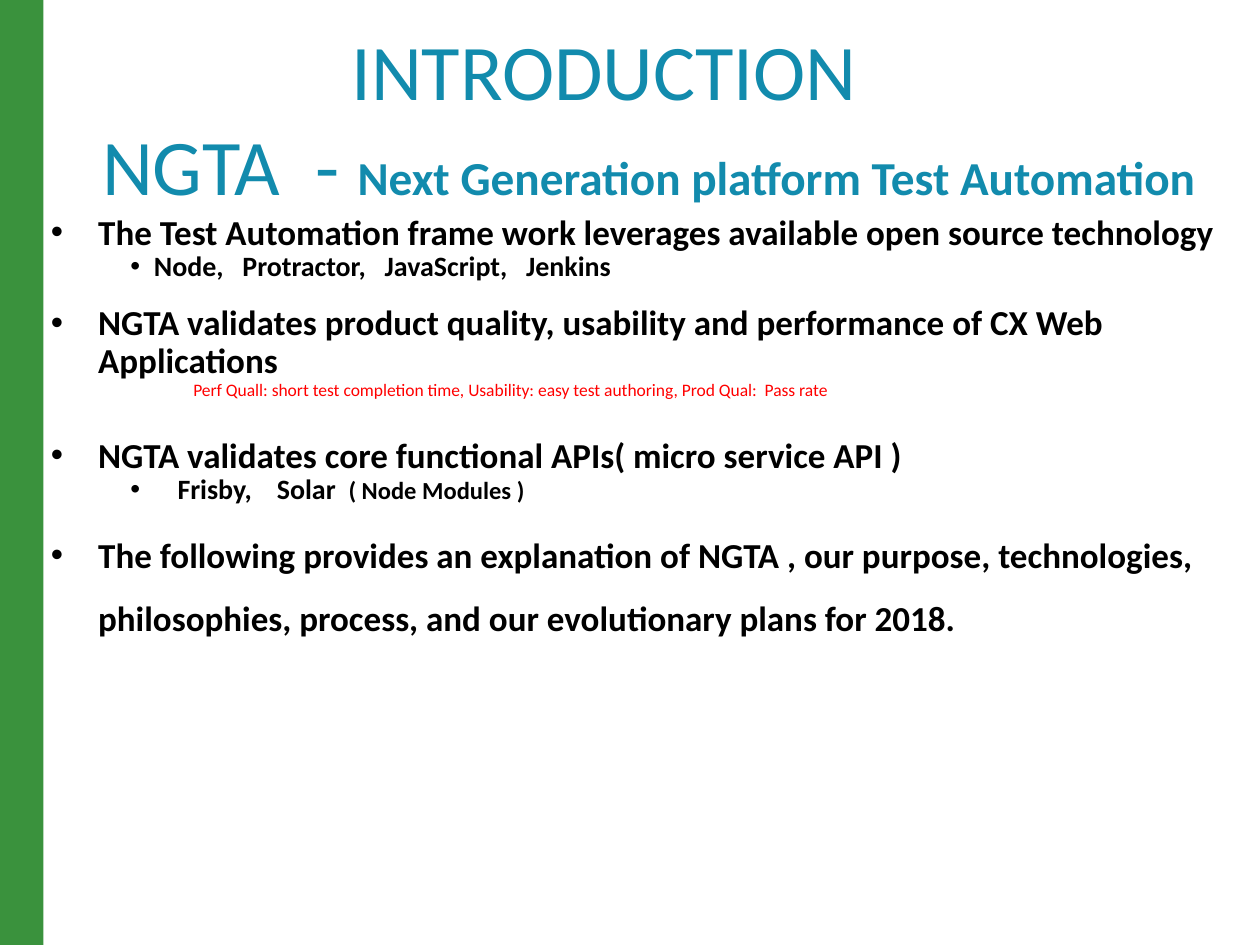
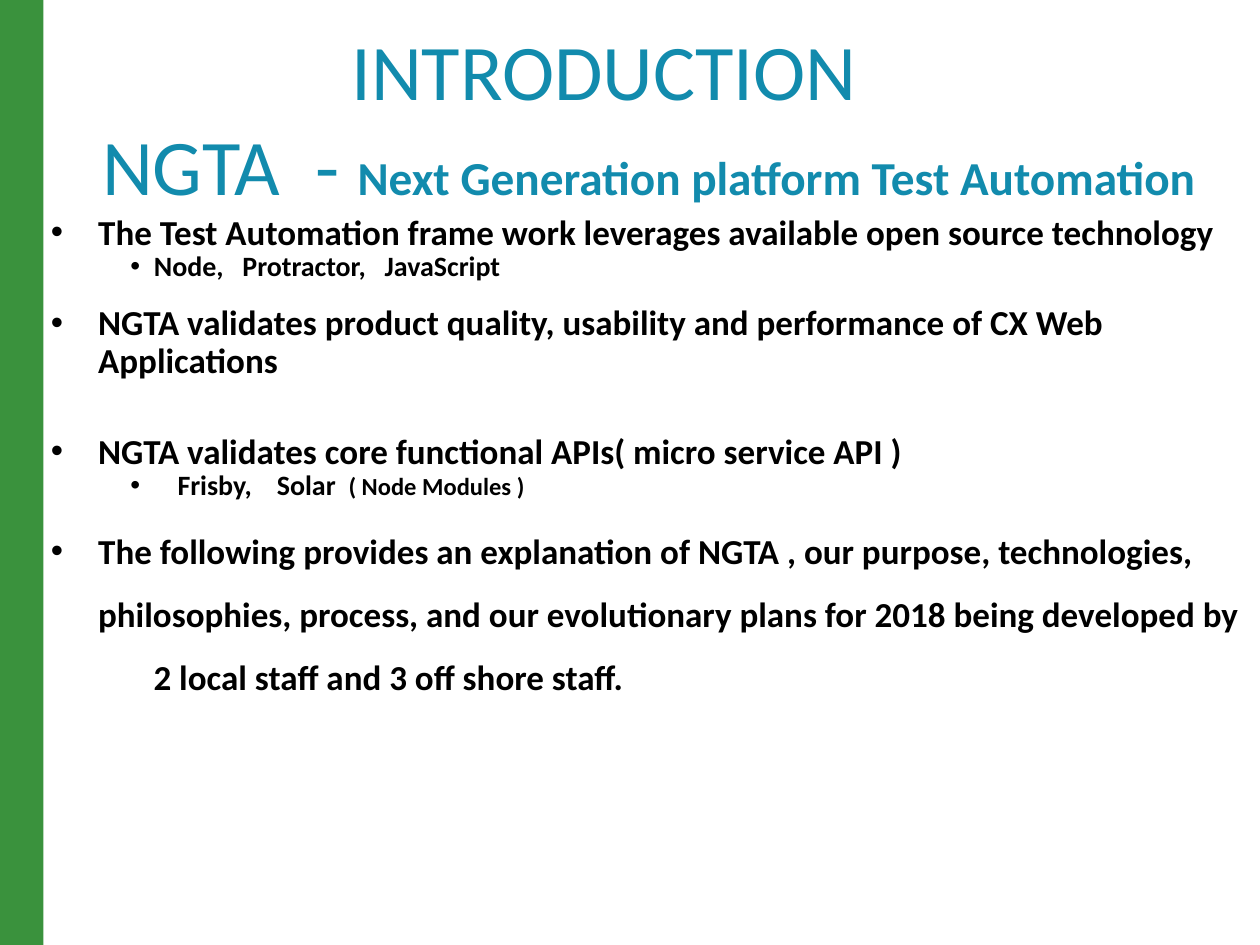
Before and after one commit to raghav9329/mainProf, a slide deck: slide 2 of CurrentWork_Delta/CX_StrategyPowerPoint.pptx. Drawn at 1260x945 pixels with LibreOffice and Linux fonts; fonts in the diff are those of the drawing. Boxes give left, top, right and bottom in pixels: in the first picture for what was removed or moved away, otherwise in the second. Text is boxed around its words. In the diff, an @@ line names an element or a change of style, - is before the commit and + after.

```diff
--- a/CurrentWork_Delta/CX_StrategyPowerPoint.pptx
+++ b/CurrentWork_Delta/CX_StrategyPowerPoint.pptx
@@ text at (154,256,500,281): text changed @@
-  • Node, Protractor, JavaScript, Jenkins
+  • Node, Protractor, JavaScript
@@ text at (193,384,827,399): paragraph removed @@
-  Perf Quall: short test completion time, Usability: easy test authoring, Prod Qual: Pass rate
@@ text at (98,539,1238,691): text changed @@
-• The following provides an explanation of NGTA , our purpose, technologies, philosophies, process, and our evolutionary plans for 2018.
+• The following provides an explanation of NGTA , our purpose, technologies, philosophies, process, and our evolutionary plans for 2018 being developed by 2 local staff and 3 off shore staff.
```
Also in this commit, not shown: 5 other slides changed, 3 other files.
